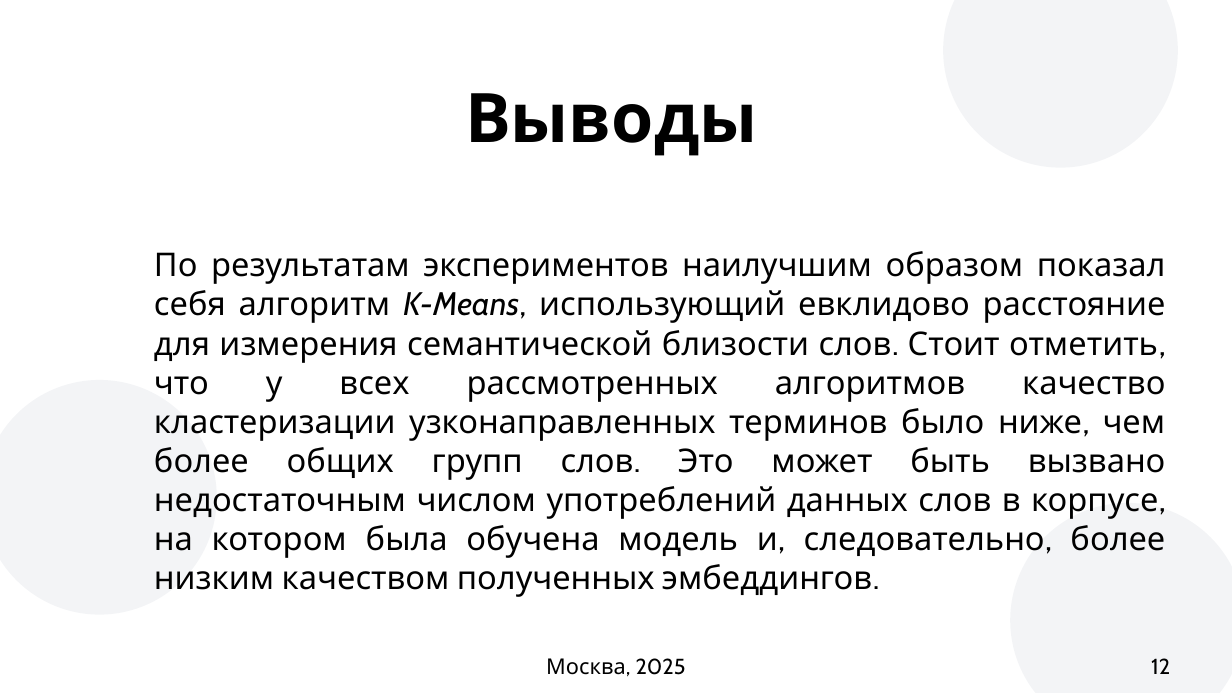
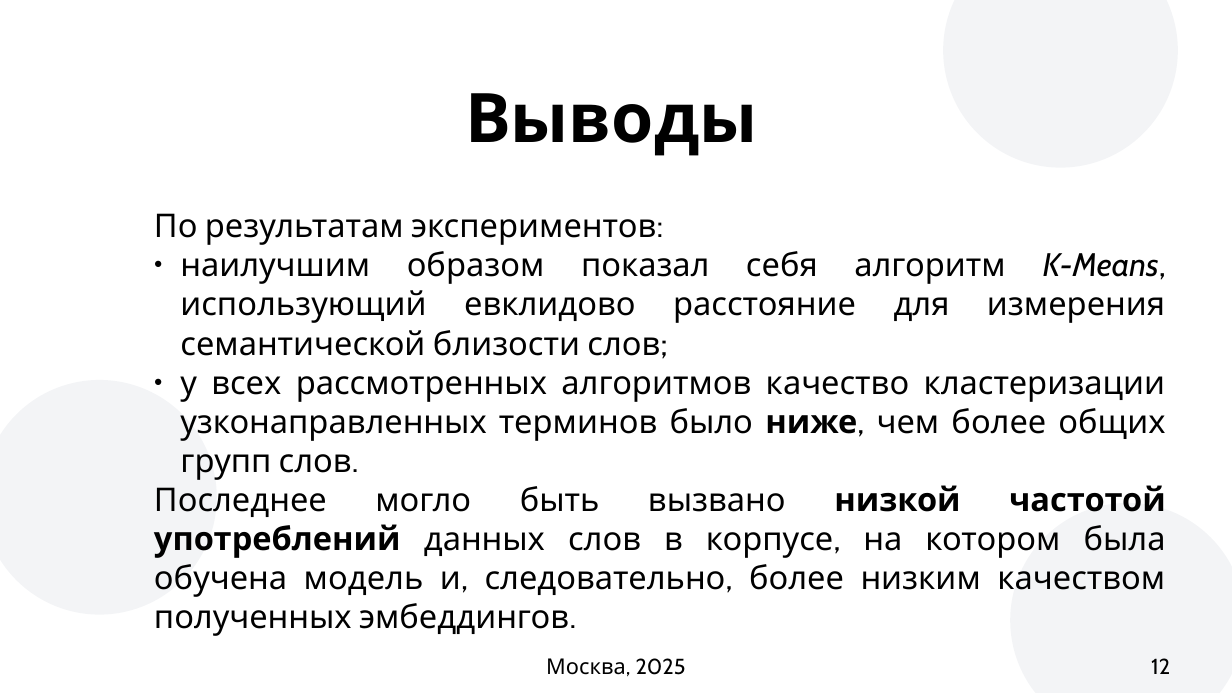
Before and after one commit to succSeeded/MSc, a slide deck: slide 12 of NLP/HW3/presentation_kirdin.odp. Drawn at 1232x693 pixels with LibreOffice and Linux fonts; fonts in the diff are those of the drawing; background and template pictures are left out. Boxes give left, top, right and bottom in pixels: in the first picture for what was removed or moved away, otherwise in the second. Text is boxed around its words. In the diff, an @@ line names an element or a change of style, - is before the commit and + after.

```diff
--- a/NLP/HW3/presentation_kirdin.odp
+++ b/NLP/HW3/presentation_kirdin.odp
@@ subtitle at (154,213,1166,636): text changed @@
-По результатам экспериментов наилучшим образом показал себя алгоритм K-Means, использующий евклидово расстояние для измерения семантической близости слов. Стоит отметить, что у всех рассмотренных алгоритмов качество кластеризации узконаправленных терминов было ниже, чем более общих групп слов. Это может быть вызвано недостаточным числом употреблений данных слов в корпусе, на котором была обучена модель и, следовательно, более низким качеством полученных эмбеддингов.
+По результатам экспериментов:
+● наилучшим образом показал себя алгоритм K-Means, использующий евклидово расстояние для измерения семантической близости слов;
+● у всех рассмотренных алгоритмов качество кластеризации узконаправленных терминов было ниже, чем более общих групп слов.
+Последнее могло быть вызвано низкой частотой употреблений данных слов в корпусе, на котором была обучена модель и, следовательно, более низким качеством полученных эмбеддингов.
```
Also in this commit, not shown: 9 other slides changed, 38 other files.
